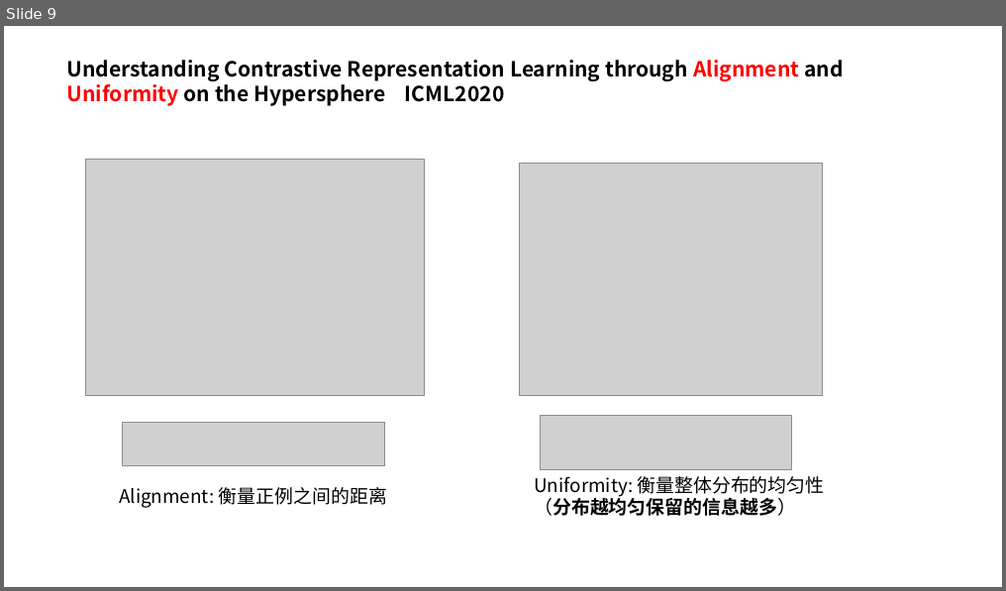
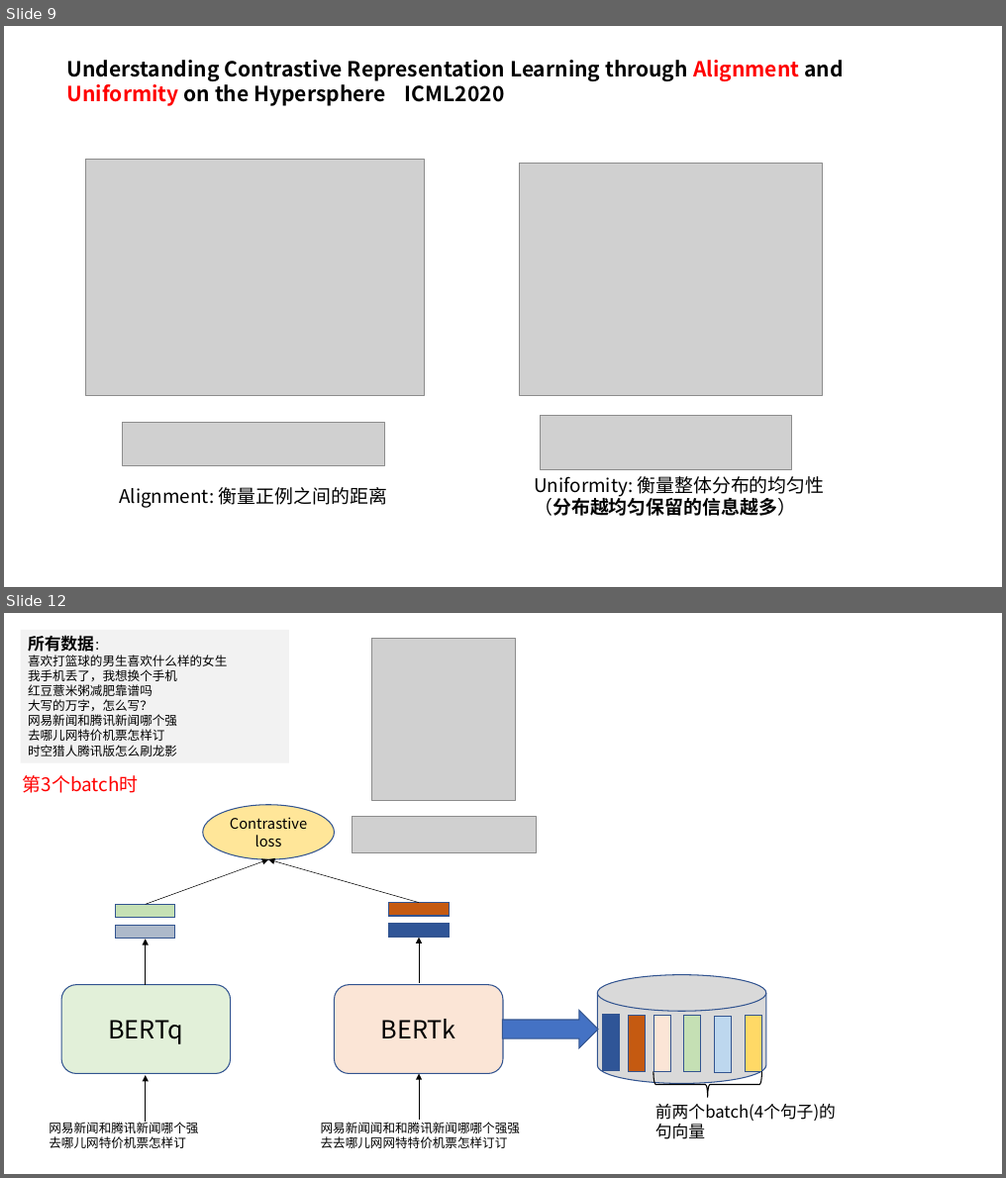
Before and after one commit to xianghuisun/ContrativeLearningInNLP, a slide deck: backup.pptx. Shown one above the other, each under a label of ours: slide 9 before the commit, slides 9 and 12 after it; the slides between them are not shown. The pictures are 1006x591 and 1006x1178 pixels, drawn with LibreOffice and Linux fonts; fonts in the diff are those of the drawing; grey boxes stand for pictures. Boxes give left, top, right and bottom in pixels: in the first picture for what was removed or moved away, otherwise in the second. Text is boxed around its words. In the diff, an @@ line names an element or a change of style, - is before the commit and + after.

```diff
--- a/backup.pptx
+++ b/backup.pptx
@@ slide 12 added at [4,613,1002,1174], background #FFFFFF @@
@@ rectangle added at [21,630,289,762], fill #F2F2F2, 12 pt, text #000000 @@
+所有数据：
+喜欢打篮球的男生喜欢什么样的女生
+我手机丢了，我想换个手机
+红豆薏米粥减肥靠谱吗
+大写的万字，怎么写？
+网易新闻和腾讯新闻哪个强
+去哪儿网特价机票怎样订
+时空猎人腾讯版怎么刷龙影
@@ picture added at [372,638,516,801] @@
@@ text added at [23,775,139,793], 18 pt, text #FF0000 @@
+第3个batch时
@@ ellipse added at [203,805,335,860], fill #FFE699, outline #325491 1 pt, 14 pt, text #000000 @@
+Contrastive loss
@@ picture added at [352,817,536,854] @@
@@ arrow added from (146, 904) to (268, 861), #000000 0.5 pt @@
@@ arrow added from (419, 903) to (268, 861), #000000 0.5 pt @@
@@ rectangle added at [116,904,175,918], fill #C5E0B4, outline #325491 1 pt @@
@@ rectangle added at [389,903,449,916], fill #C55A11, outline #325491 1 pt @@
@@ rectangle added at [116,925,175,939], fill #ADB9CA, outline #325491 1 pt @@
@@ rectangle added at [389,924,449,937], fill #2F5597, outline #325491 1 pt @@
@@ arrow added from (419, 983) to (419, 937), #000000 0.5 pt @@
@@ arrow added from (146, 985) to (146, 940), #000000 0.5 pt @@
@@ rounded rectangle added at [61,985,231,1074], fill #E2F0D9, outline #325491 1 pt, 24 pt, text #000000 @@
+BERTq
@@ rounded rectangle added at [334,985,503,1074], fill #FBE5D6, outline #325491 1 pt, 24 pt, text #000000 @@
+BERTk
@@ cylinder added at [598,975,767,1084], fill #D9D9D9, outline #325491 1 pt @@
@@ right arrow added at [503,1011,598,1048], fill #4472C4, outline #325491 1 pt @@
@@ rectangle added at [603,1015,620,1071], fill #2F5597, outline #325491 1 pt @@
@@ rectangle added at [629,1016,646,1072], fill #C55A11, outline #325491 1 pt @@
@@ rectangle added at [654,1016,672,1072], fill #FBE5D6, outline #325491 1 pt @@
@@ rectangle added at [684,1016,701,1072], fill #C5E0B4, outline #325491 1 pt @@
@@ rectangle added at [715,1017,732,1072], fill #BDD7EE, outline #325491 1 pt @@
@@ rectangle added at [746,1016,762,1072], fill #FFD966, outline #325491 1 pt @@
@@ arrow added from (146, 1121) to (146, 1075), #000000 0.5 pt @@
@@ arrow added from (419, 1120) to (419, 1074), #000000 0.5 pt @@
@@ left brace added at [653,1072,762,1098], outline #000000 1 pt @@
@@ text added at [655,1104,836,1140], 16 pt, text #000000 @@
+前两个batch(4个句子)的句向量
@@ text added at [49,1120,198,1149], 12 pt, text #000000 @@
+网易新闻和腾讯新闻哪个强
+去哪儿网特价机票怎样订
@@ text added at [321,1122,520,1149], 12 pt, text #000000 @@
+网易新闻闻和和腾讯新闻哪哪个强强
+去去哪儿网网特特价机票怎样订订
```
Also in this commit, not shown: 3 other slides added, 2 other files.
